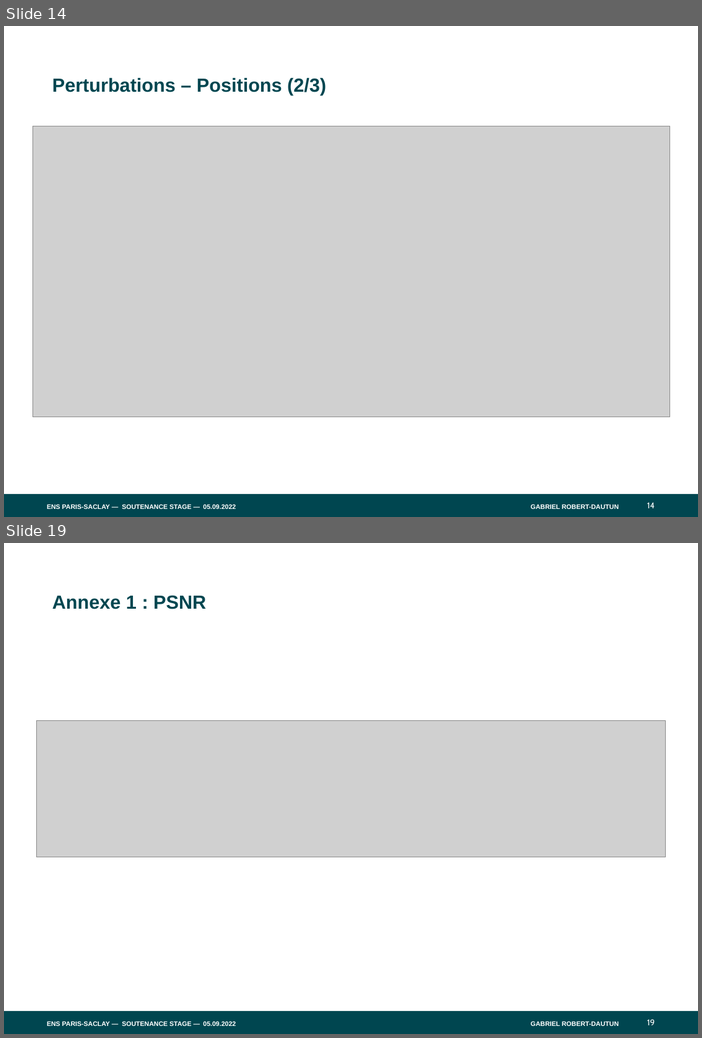
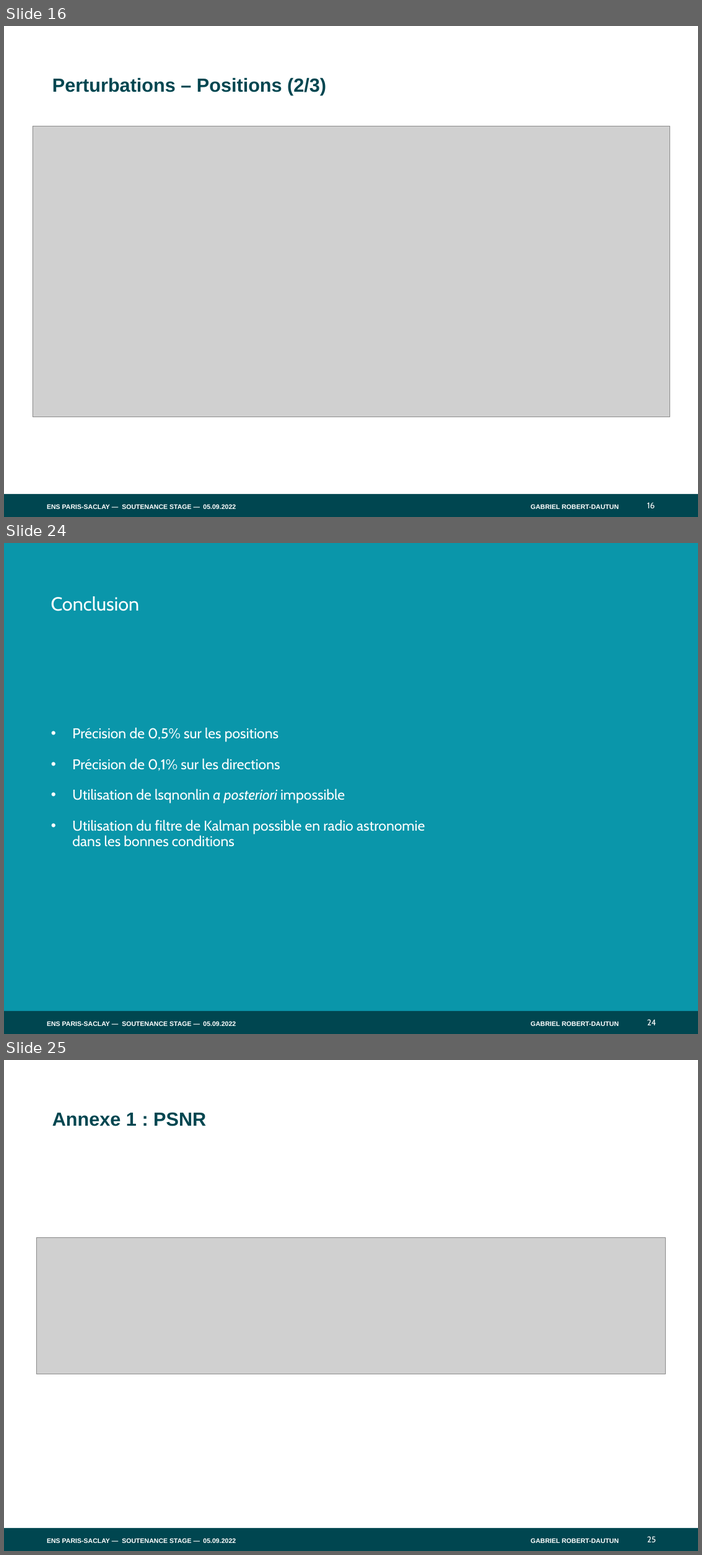
Before and after one commit to RUValaS/RDR, a slide deck: rendu/diapo/ENS-PARIS-SACLAY_GABARIT-PPT_V5.pptx. Shown one above the other, each under a label of ours: slides 14 and 19 before the commit, slides 16, 24 and 25 after it; the slides between them are not shown. The pictures are 702x1038 and 702x1555 pixels, drawn with LibreOffice and Linux fonts; fonts in the diff are those of the drawing; grey boxes stand for pictures; background and template pictures are left out. Boxes give left, top, right and bottom in pixels: in the first picture for what was removed or moved away, otherwise in the second. Text is boxed around its words. In the diff, an @@ line names an element or a change of style, - is before the commit and + after.

```diff
--- a/rendu/diapo/ENS-PARIS-SACLAY_GABARIT-PPT_V5.pptx
+++ b/rendu/diapo/ENS-PARIS-SACLAY_GABARIT-PPT_V5.pptx
@@ slide 24 added at bbox=[4, 543, 698, 1034], background #FFFFFF; not listed: 4 template elements that a slide beside it also shows @@
@@ rectangle added at bbox=[4, 543, 698, 1034], fill #0A96AA @@
@@ text added at bbox=[51, 596, 140, 611], 32 pt, text #FFFFFF @@
+Conclusion
@@ text added at bbox=[72, 727, 425, 847], 24 pt, text #FFFFFF @@
+• Précision de 0,5% sur les positions
+• Précision de 0,1% sur les directions
+• Utilisation de lsqnonlin a posteriori impossible
+• Utilisation du filtre de Kalman possible en radio astronomie dans les bonnes conditions
@@ page number added at bbox=[648, 1019, 657, 1025], 12 pt, text #004650 @@
+24
@@ what was slide 14 is now slide 16 @@
@@ page number at bbox=[648, 502, 655, 508]: text changed @@
-14
+16
@@ what was slide 19 is now slide 25 @@
@@ page number at bbox=[648, 1536, 656, 1542]: text changed @@
-19
+25
```
Also in this commit, not shown: 5 slides changed, 6 other slides added, 1 slide removed.
